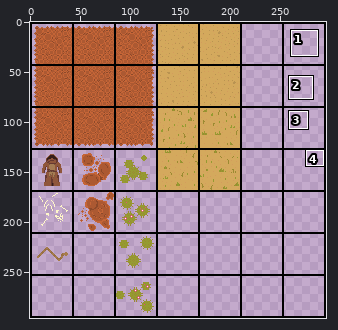
File history of a pixel-art file, tileset.ase. The picture above shows the old version from afar; the outline marks the close-up.
Close-up. Before the edit:
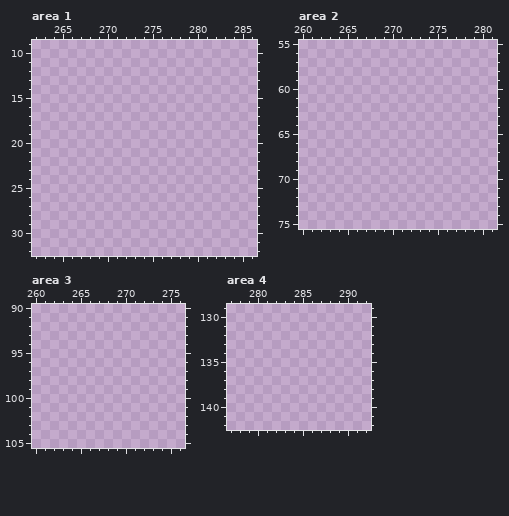
296x296 pixels, 1 frame. Shown: area 1: x 262..286, y 9..32; area 2: x 260..281, y 55..75; area 3: x 260..276, y 90..105; area 4: x 277..292, y 129..142. The commit also changed other parts of the picture, which this record leaves out.
The same view after the edit:
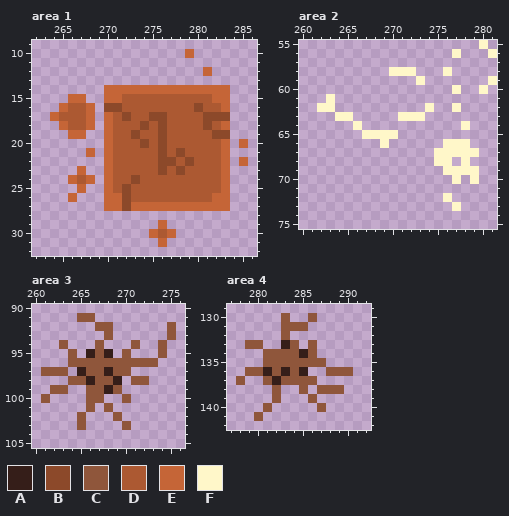
Palette (. is transparent): A #351e19  B #8c492a  C #8f563b  D #ac5932  E #c56537  F #fff7c9
Change:
--- area 1, layer "Tiles"
@@ x 262..286 @@
  9 .........................
-10 .........................
+10 .................E.......
 11 .........................
-12 .........................
+12 ...................E.....
 13 .........................
-14 .........................
-15 .........................
-16 .........................
-17 .........................
-18 .........................
-19 .........................
-20 .........................
-21 .........................
-22 .........................
-23 .........................
-24 .........................
-25 .........................
-26 .........................
-27 .........................
+14 ........EEEEEEEEEEEEEE...
+15 ....EE..EEDDDDDDDDDDEE...
+16 ...EDDE.BBDDDDDDDDBDDE...
+17 ..EDDDE.EDBDDBBDDDDBBB...
+18 ...EDDE.EDDDBDBDDDDBDE...
+19 ....EE..EDDBDDBDDDDDBB...
+20 ........EDDDBDBDDDDDDE.E.
+21 ......E.EDDDDDBDBDDDDE...
+22 ........EDDDDDBBDBDDDE.E.
+23 .....E..EDDDDDBDBDDDDE...
+24 ....EDE.EDDBDDDDDDDDDE...
+25 .....E..EDBDDDDDDDDDDE...
+26 ....E...EEBDDDDDDDDDEE...
+27 ........EEBEEEEEEEEEEE...
 28 .........................
-29 .........................
-30 .........................
-31 .........................
+29 ..............E..........
+30 .............EDE.........
+31 ..............E..........
 32 .........................
--- area 2, layer "Tiles"
@@ x 260..281 @@
-55 ......................
-56 ......................
+55 ....................F.
+56 .................F...F
 57 ......................
-58 ......................
-59 ......................
-60 ......................
-61 ......................
-62 ......................
-63 ......................
-64 ......................
-65 ......................
-66 ......................
-67 ......................
-68 ......................
-69 ......................
-70 ......................
+58 ..........FFF...F.....
+59 .............F.......F
+60 .................F..F.
+61 ...F..................
+62 ..FF..........F..F....
+63 ....FF.....FFF........
+64 ......F...........F...
+65 .......FFFF...........
+66 .........F......FFF...
+67 ...............FFFFF..
+68 ...............FF.F...
+69 ................FFFF..
+70 .................F.F..
 71 ......................
-72 ......................
-73 ......................
+72 ................F.....
+73 .................F....
 74 ......................
--- area 3, layer "Tiles"
@@ x 260..276 @@
  90 .................
- 91 .................
- 92 .................
- 93 .................
- 94 .................
- 95 .................
- 96 .................
- 97 .................
- 98 .................
- 99 .................
-100 .................
-101 .................
-102 .................
-103 .................
+ 91 .....CC..........
+ 92 .......CC......C.
+ 93 ........C......C.
+ 94 ...C...C...C..C..
+ 95 ....C.ACA.C...C..
+ 96 ....CCCCCCCCCC...
+ 97 .CCC.ACCACC......
+ 98 ....CCACCA.CC....
+ 99 ..CC..CCAC.......
+100 .C....CC..C......
+101 ......C.C........
+102 .....C...C.......
+103 .....C....C......
 104 .................
--- area 4, layer "Tiles"
@@ x 277..292 @@
 129 ................
-130 ................
-131 ................
-132 ................
-133 ................
-134 ................
-135 ................
-136 ................
-137 ................
-138 ................
-139 ................
-140 ................
-141 ................
+130 ......C..C......
+131 ......CCC.......
+132 ......C.........
+133 ..CC..AC.C......
+134 ....CCCCAC......
+135 ....CCCCCCC.....
+136 ..CCACACA..CCC..
+137 .C..CACCCC......
+138 .....C..C.CCC...
+139 .....C...C......
+140 ....C.....C.....
+141 ...C............
 142 ................
